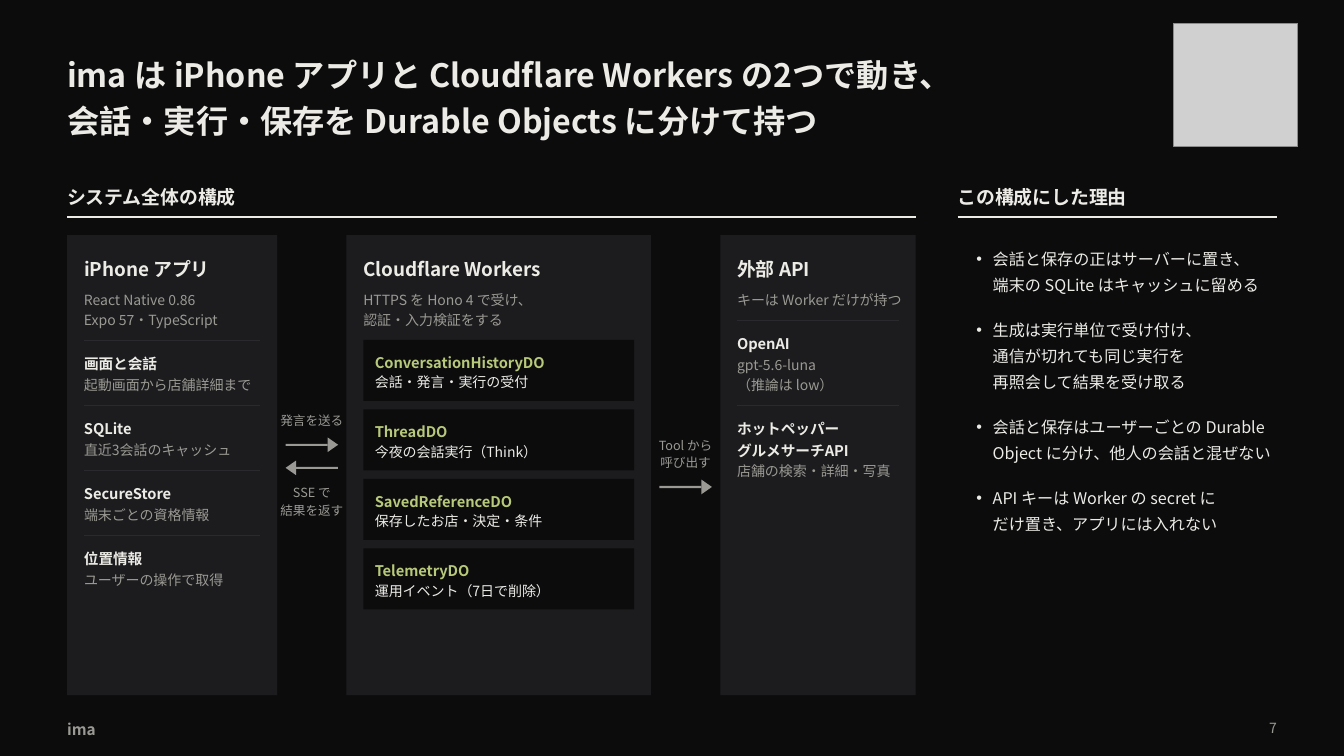
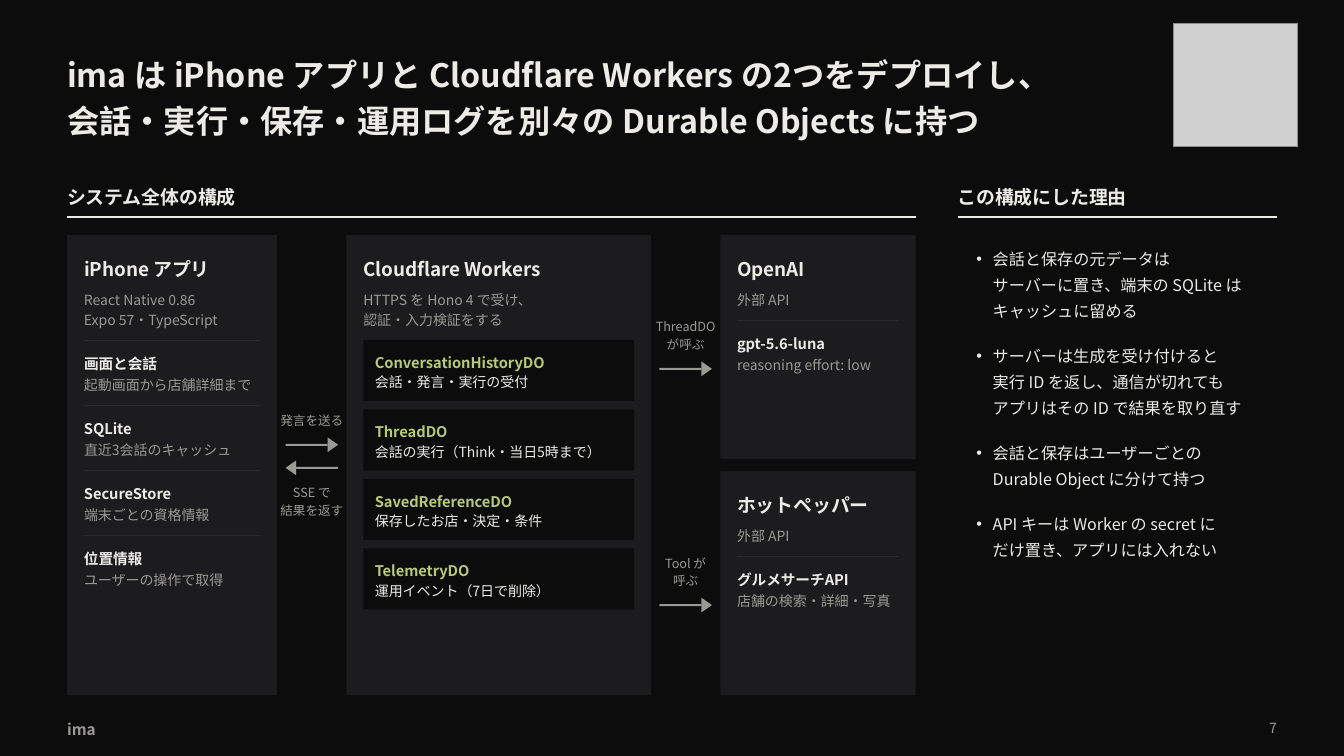
Before and after one commit to takapom/ima-app, a slide deck: slide 8 of docs/pitch/ima-pitch.pptx. Drawn at 1344x756 pixels with LibreOffice and Linux fonts; fonts in the diff are those of the drawing; grey boxes stand for pictures. Boxes give left, top, right and bottom in pixels: in the first picture for what was removed or moved away, otherwise in the second. Text is boxed around its words. In the diff, an @@ line names an element or a change of style, - is before the commit and + after.

```diff
--- a/docs/pitch/ima-pitch.pptx
+++ b/docs/pitch/ima-pitch.pptx
@@ text at (67,59,1050,141): text changed @@
-ima は iPhone アプリと Cloudflare Workers の2つで動き、
-会話・実行・保存を Durable Objects に分けて持つ
+ima は iPhone アプリと Cloudflare Workers の2つをデプロイし、
+会話・実行・保存・運用ログを別々の Durable Objects に持つ
@@ rectangle: place and size @@
-rectangle at (721,235,917,695)
+rectangle at (721,235,917,459)
@@ text "OpenAI": place and size @@
-text "OpenAI" at (737,338,790,352)
+text "OpenAI" at (737,262,805,280)
@@ text "OpenAI" at (737,262,805,280): size 10.5 to 13.5 pt; line spacing 15.8pt to 20.2pt @@
@@ text at (993,251,1242,319): text changed @@
-• 会話と保存の正はサーバーに置き、
-  端末の SQLite はキャッシュに留める
+• 会話と保存の元データは
+  サーバーに置き、端末の SQLite は
+  キャッシュに留める
@@ text "外部 API": place and size @@
-text "外部 API" at (737,260,810,278)
+text "外部 API" at (737,293,789,306)
@@ text "外部 API" at (737,293,789,306): size 13.5 to 10 pt, text colour #ECEBE6 to #9A9993, bold off; line spacing 20.2pt to 14.1pt @@
@@ text removed at (737,293,902,306) @@
-キーは Worker だけが持つ
@@ text added at (656,321,716,350), 9 pt, text #9A9993 @@
+ThreadDO
+が呼ぶ
@@ text "gpt-5.6-luna": place and size @@
-text "gpt-5.6-luna" at (737,359,834,391)
+text "gpt-5.6-luna" at (737,337,825,353)
@@ text "gpt-5.6-luna" at (737,337,825,353): size 10 to 10.5 pt, text colour #9A9993 to #ECEBE6, bold on; line spacing 14.1pt to 15.8pt @@
@@ text added at (737,359,871,374), 10 pt, text #9A9993 @@
+reasoning effort: low
@@ text at (993,348,1242,416): text changed @@
-• 生成は実行単位で受け付け、
-  通信が切れても同じ実行を
-  再照会して結果を受け取る
+• サーバーは生成を受け付けると
+  実行 ID を返し、通信が切れても
+  アプリはその ID で結果を取り直す
@@ rectangle added at (659,368,702,370), fill #9A9993 @@
@@ freeform shape added at (702,362,712,377), fill #9A9993 @@
@@ text at (737,378,834,391): paragraph removed @@
-（推論は low）
@@ text at (375,445,601,458): text changed @@
-今夜の会話実行（Think）
+会話の実行（Think・当日5時まで）
@@ text removed at (659,440,712,468) @@
-Tool から
-呼び出す
@@ text at (737,443,849,457): paragraph removed @@
-グルメサーチAPI
@@ text at (993,445,1206,489): text changed @@
-• 会話と保存はユーザーごとの Durable
-  Object に分け、他人の会話と混ぜない
+• 会話と保存はユーザーごとの
+  Durable Object に分けて持つ
@@ rectangle added at (721,472,917,696), fill #1C1C1E @@
@@ text "ホットペッパー" at (737,496,869,514): size 10.5 to 13.5 pt; line spacing 15.8pt to 20.2pt @@
@@ text "ホットペッパー": place and size @@
-text "ホットペッパー" at (737,421,849,457)
+text "ホットペッパー" at (737,496,869,514)
@@ text "API キーは Worker の secret ...": place and size @@
-text "API キーは Worker の secret ..." at (993,491,1218,531)
+text "API キーは Worker の secret ..." at (993,517,1218,557)
@@ text added at (737,529,789,542), 10 pt, text #9A9993 @@
+外部 API
@@ text added at (665,557,706,586), 9 pt, text #9A9993 @@
+Tool が
+呼ぶ
@@ line moved from (737, 405) - (899, 405) to (737, 557) - (899, 557) @@
@@ freeform shape: place and size @@
-freeform shape at (702,480,712,495)
+freeform shape at (702,598,712,613)
@@ text "店舗の検索・詳細・写真": place and size @@
-text "店舗の検索・詳細・写真" at (737,464,891,477)
+text "店舗の検索・詳細・写真" at (737,594,891,607)
@@ text added at (737,572,849,586), 10.5 pt, text #ECEBE6, bold @@
+グルメサーチAPI
@@ rectangle: place and size @@
-rectangle at (659,486,702,488)
+rectangle at (659,604,702,606)
```
Also in this commit, not shown: 3 other slides changed, 1 other file.
